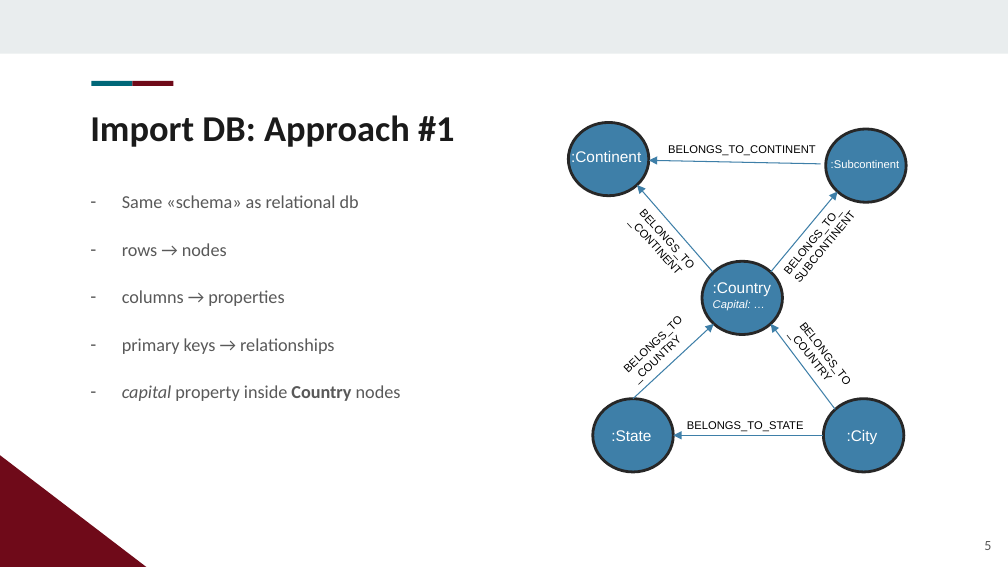
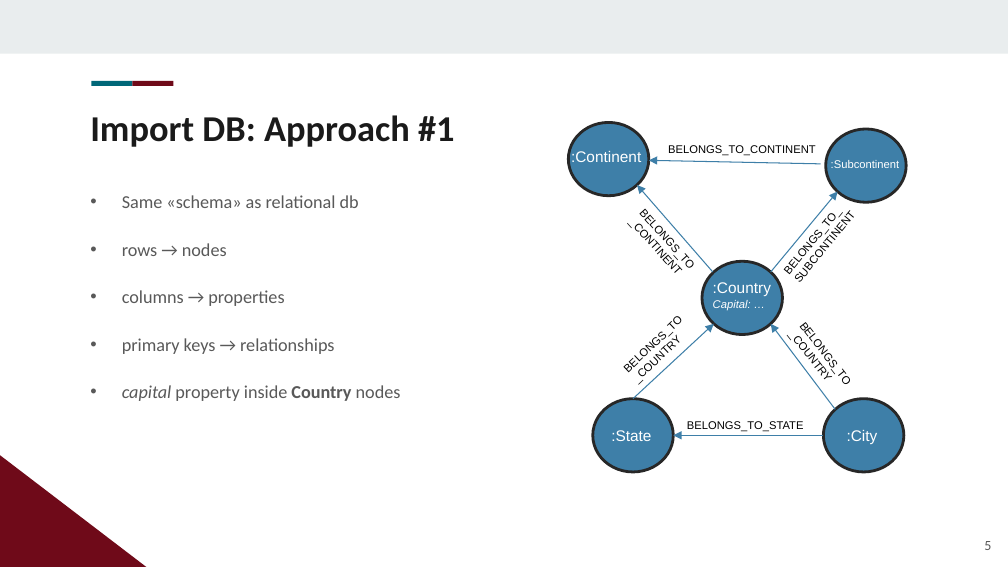
Before and after one commit to LorCir28/DMDS_Project, a slide deck: slide 5 of hw_3/presentation.pptx. Drawn at 1008x567 pixels with LibreOffice and Linux fonts; fonts in the diff are those of the drawing; background and template pictures are left out. Boxes give left, top, right and bottom in pixels: in the first picture for what was removed or moved away, otherwise in the second. Text is boxed around its words. In the diff, an @@ line names an element or a change of style, - is before the commit and + after.

```diff
--- a/hw_3/presentation.pptx
+++ b/hw_3/presentation.pptx
@@ text "Same «schema» as relational db" at box(122, 195, 401, 401): bullet - to • @@
```
Also in this commit, not shown: 3 other slides changed, 1 other file.
